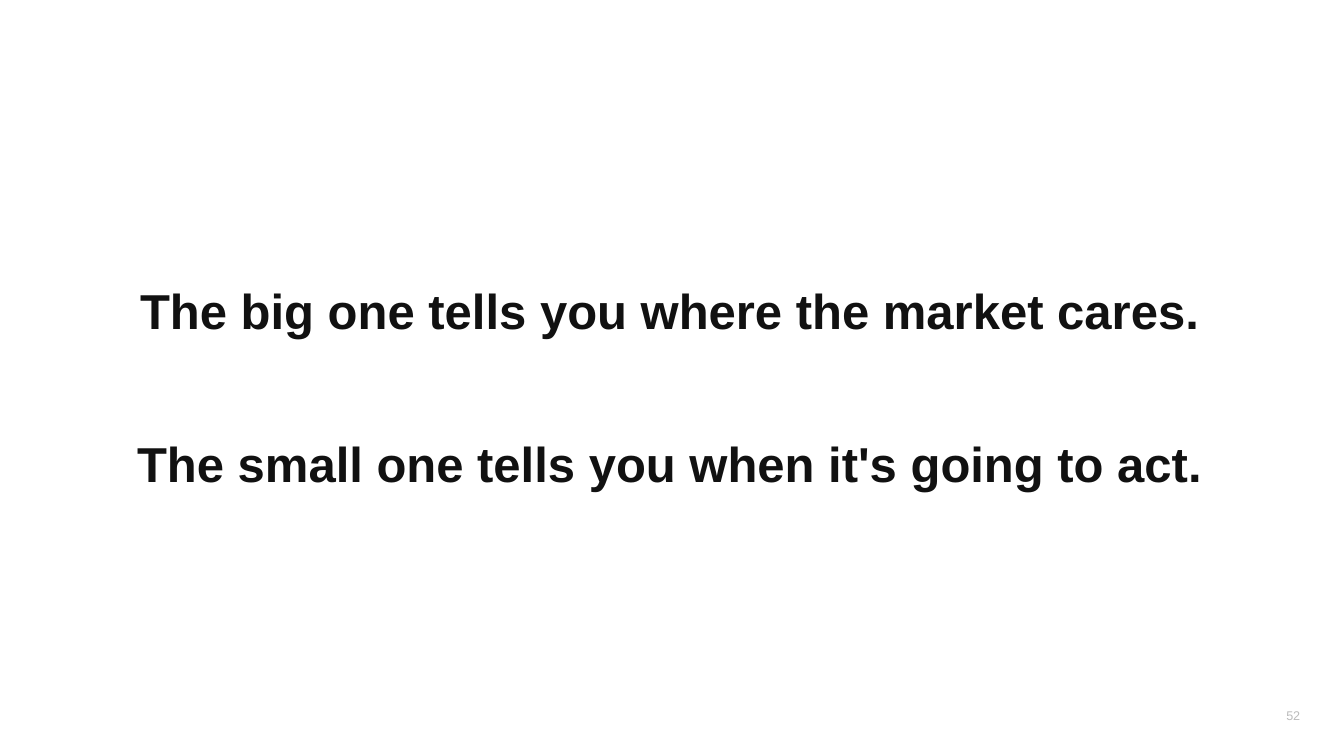
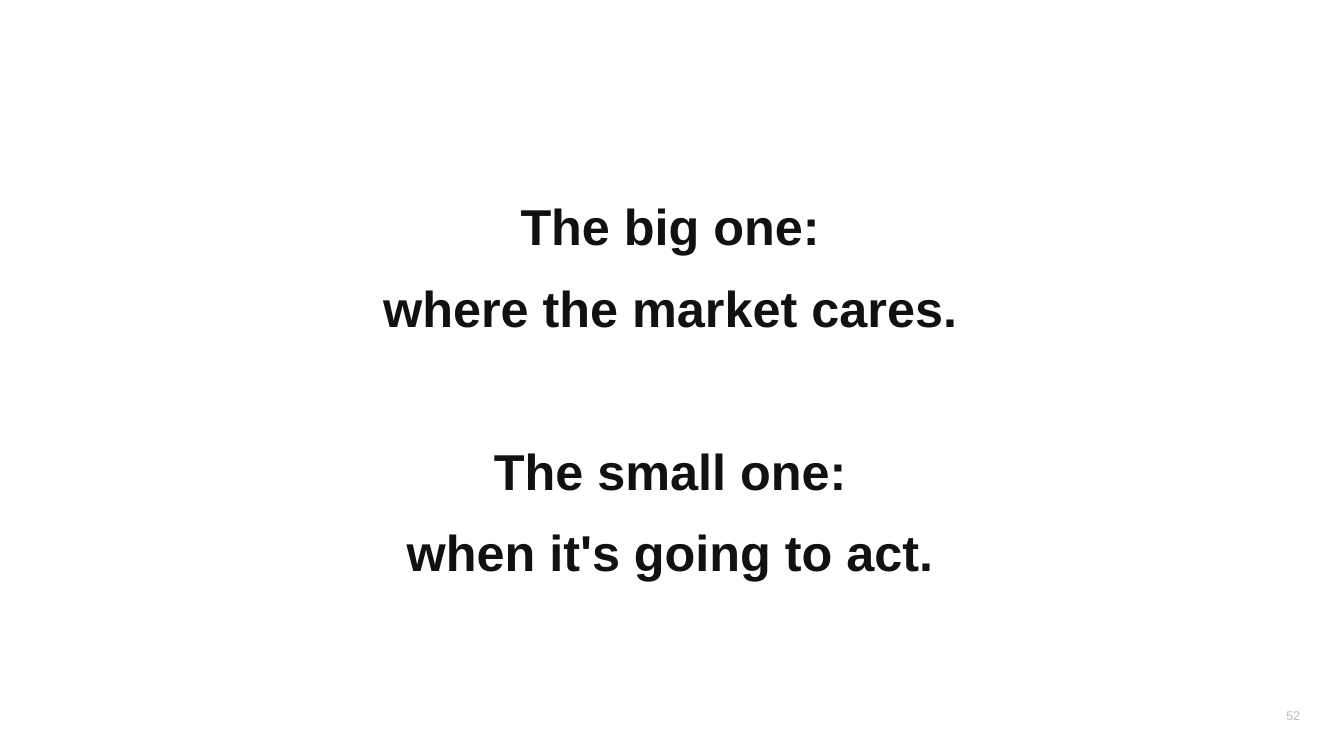
Before and after one commit to heikstepo/webinar-tracking, a slide deck: slide 52 of webinar-rauf/23-DTR-content-section-internal.pptx. Drawn at 1344x756 pixels with LibreOffice and Linux fonts; fonts in the diff are those of the drawing. Boxes give left, top, right and bottom in pixels: in the first picture for what was removed or moved away, otherwise in the second. Text is boxed around its words. In the diff, an @@ line names an element or a change of style, - is before the commit and + after.

```diff
--- a/webinar-rauf/23-DTR-content-section-internal.pptx
+++ b/webinar-rauf/23-DTR-content-section-internal.pptx
@@ text at bbox=[383, 208, 957, 581]: text changed; size 35 to 36 pt @@
-The big one tells you where the market cares.
-The small one tells you when it's going to act.
+The big one:
+where the market cares.
+The small one:
+when it's going to act.
```
Also in this commit, not shown: 250 other slides changed, 13 slides added, 4 slides removed, 2 other files.
